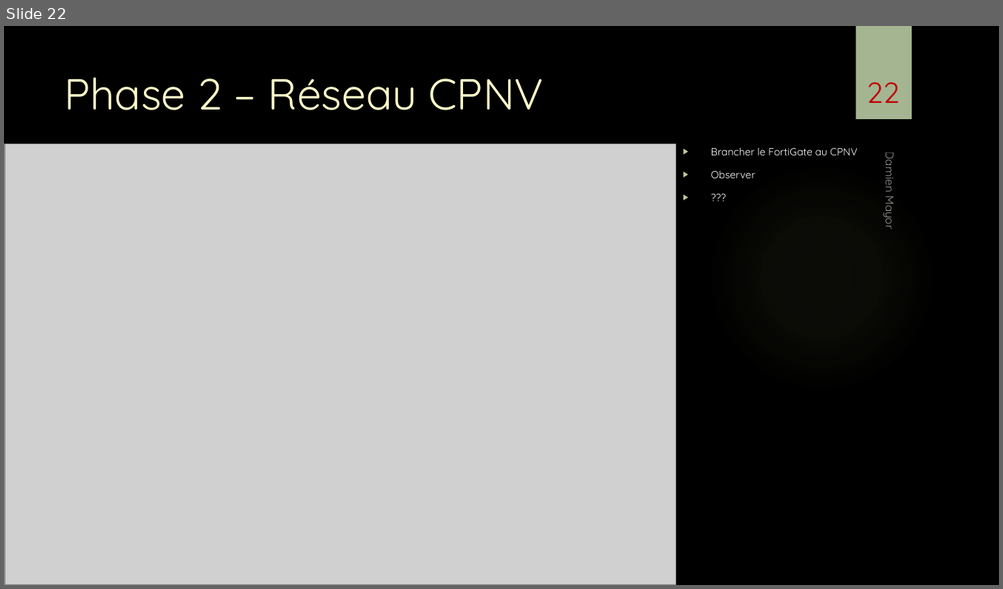
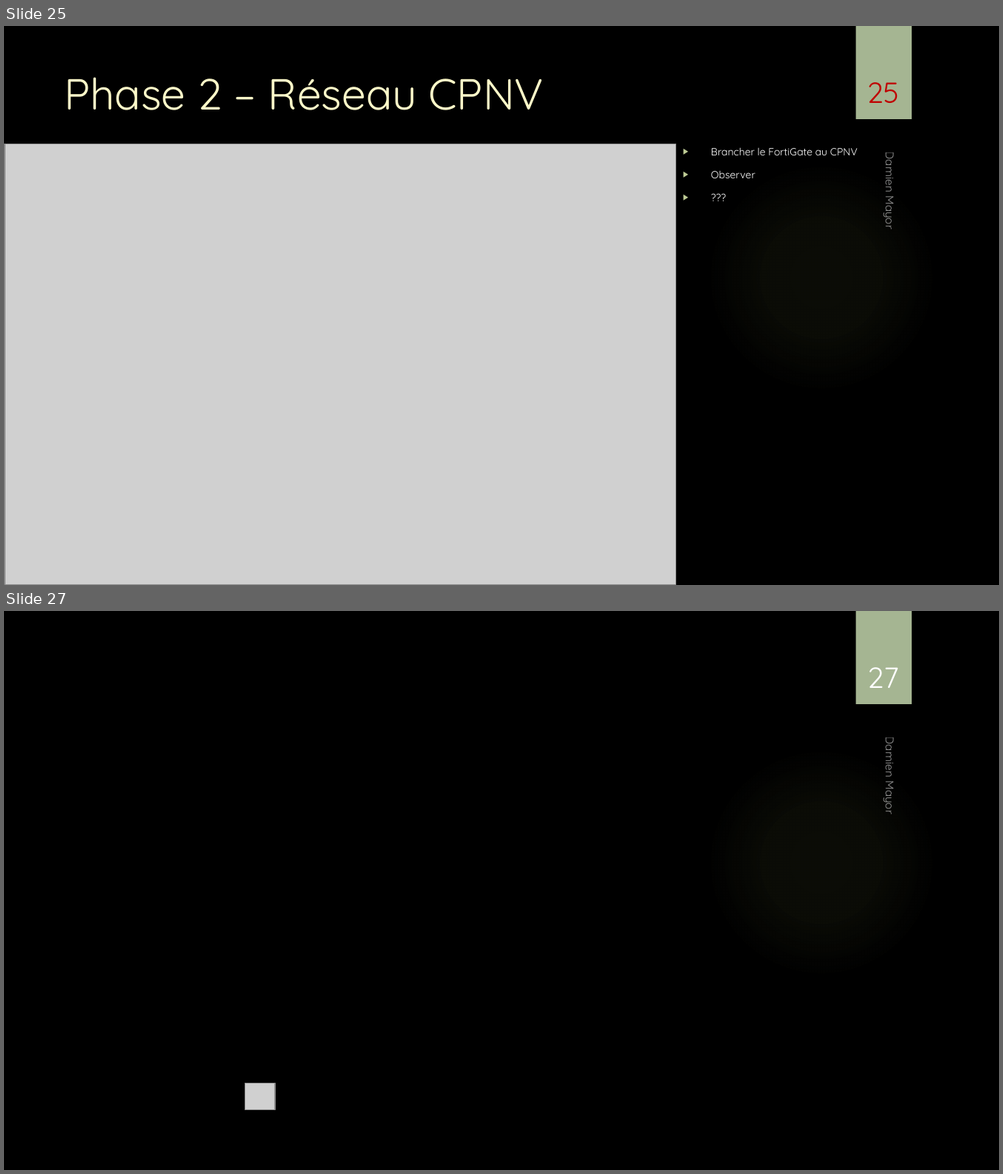
Before and after one commit to damienmayor/TPI, a slide deck: Présentation/Présentation TPI DMA.pptx. Shown one above the other, each under a label of ours: slide 22 before the commit, slides 25 and 27 after it; the slides between them are not shown. The pictures are 1003x589 and 1003x1174 pixels, drawn with LibreOffice and Linux fonts; fonts in the diff are those of the drawing; grey boxes stand for pictures; background and template pictures are left out. Boxes give left, top, right and bottom in pixels: in the first picture for what was removed or moved away, otherwise in the second. Text is boxed around its words. In the diff, an @@ line names an element or a change of style, - is before the commit and + after.

```diff
--- a/Présentation/Présentation TPI DMA.pptx
+++ b/Présentation/Présentation TPI DMA.pptx
@@ slide 27 added at <box>4,611,999,1170</box>, background picture (left out); not listed: 2 template elements that a slide beside it also shows @@
@@ page number added at <box>867,667,899,688</box>, 28 pt, text #FFFFFF @@
+27
@@ text added at <box>882,741,899,814</box>, 11 pt, text #FFFFFF at 60% opacity @@
+Damien Mayor
@@ picture added at <box>245,1083,275,1111</box> @@
@@ what was slide 22 is now slide 25 @@
@@ page number at <box>867,82,899,103</box>: text changed @@
-22
+25
```
Also in this commit, not shown: 8 slides changed, 4 other slides added, 1 other file.
